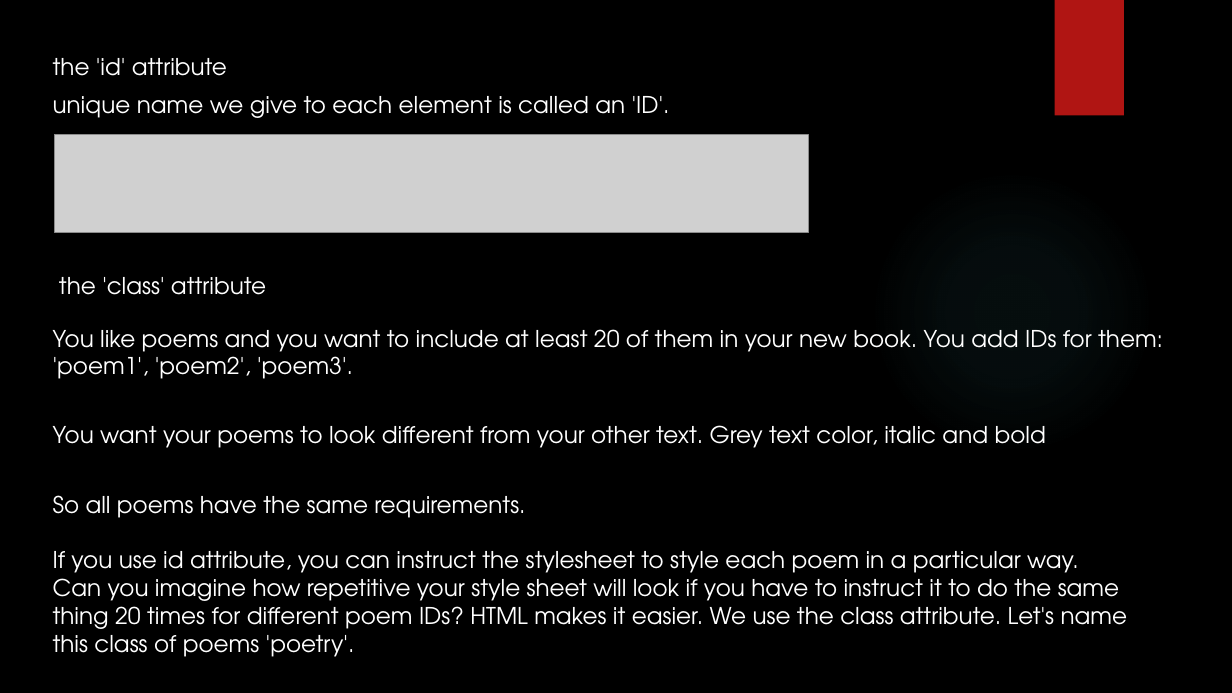
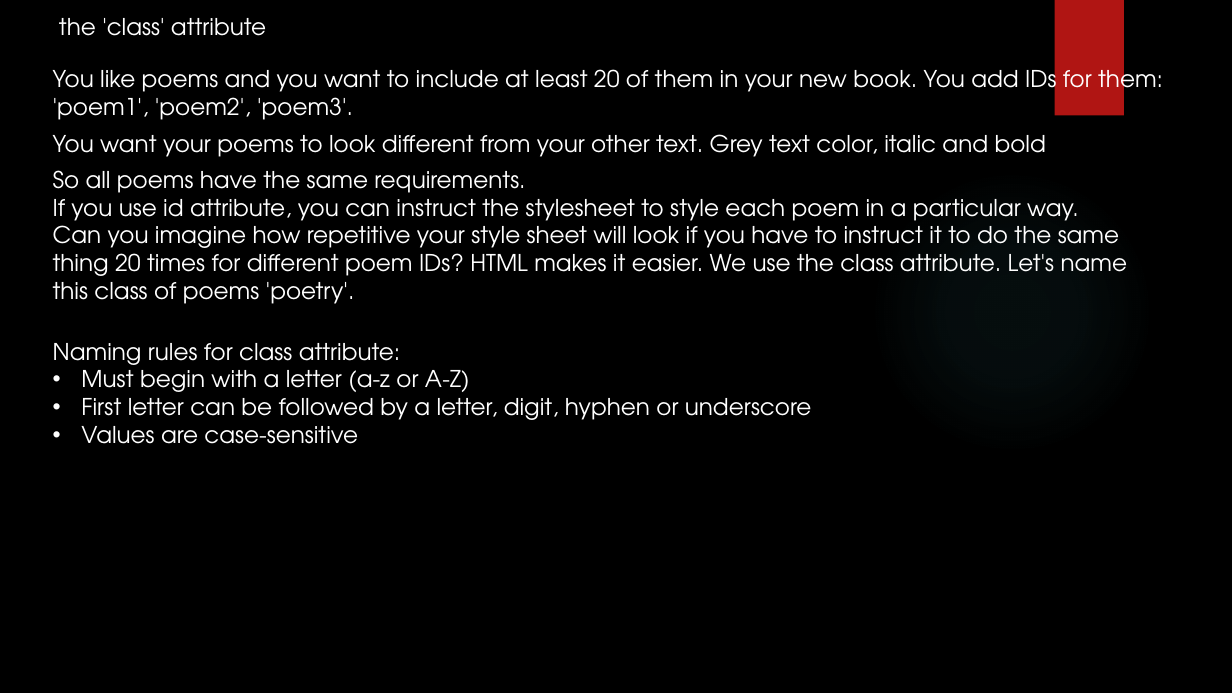
Before and after one commit to yogeshwar1996/HTML5CSS, a slide deck: slide 25 of Fundamentals of HTML and CSS.pptx (slide 24 before the commit). Drawn at 1232x693 pixels with LibreOffice and Linux fonts; fonts in the diff are those of the drawing; grey boxes stand for pictures; background and template pictures are left out. Boxes give left, top, right and bottom in pixels: in the first picture for what was removed or moved away, otherwise in the second. Text is boxed around its words. In the diff, an @@ line names an element or a change of style, - is before the commit and + after.

Commit message:
Add html file for attributes demonstration

```diff
--- a/Fundamentals of HTML and CSS.pptx
+++ b/Fundamentals of HTML and CSS.pptx
@@ text "the 'class' attribute": place and size @@
-text "the 'class' attribute" at <box>59,277,266,295</box>
+text "the 'class' attribute" at <box>59,18,266,36</box>
@@ text removed at <box>53,58,227,76</box> @@
-the 'id' attribute
@@ text "You like poems and you ..." rewrapped from <box>53,329,1163,379</box> to <box>53,64,1163,120</box> @@
@@ text removed at <box>53,96,670,118</box> @@
-unique name we give to each element is called an 'ID'.
@@ text "You want your poems to ...": place and size @@
-text "You want your poems to ..." at <box>53,425,1046,448</box>
+text "You want your poems to ..." at <box>53,134,1046,157</box>
@@ picture removed at <box>55,135,809,233</box> @@
@@ text "So all poems have the ..." rewrapped from <box>53,495,1128,657</box> to <box>53,170,1128,304</box> @@
@@ text added at <box>53,343,811,444</box>, 18 pt, text #FFFFFF @@
+Naming rules for class attribute:
+• Must begin with a letter (a-z or A-Z)
+• First letter can be followed by a letter, digit, hyphen or underscore
+• Values are case-sensitive
```
Also in this commit, not shown: 1 slide added, 1 slide removed, 1 other file.
